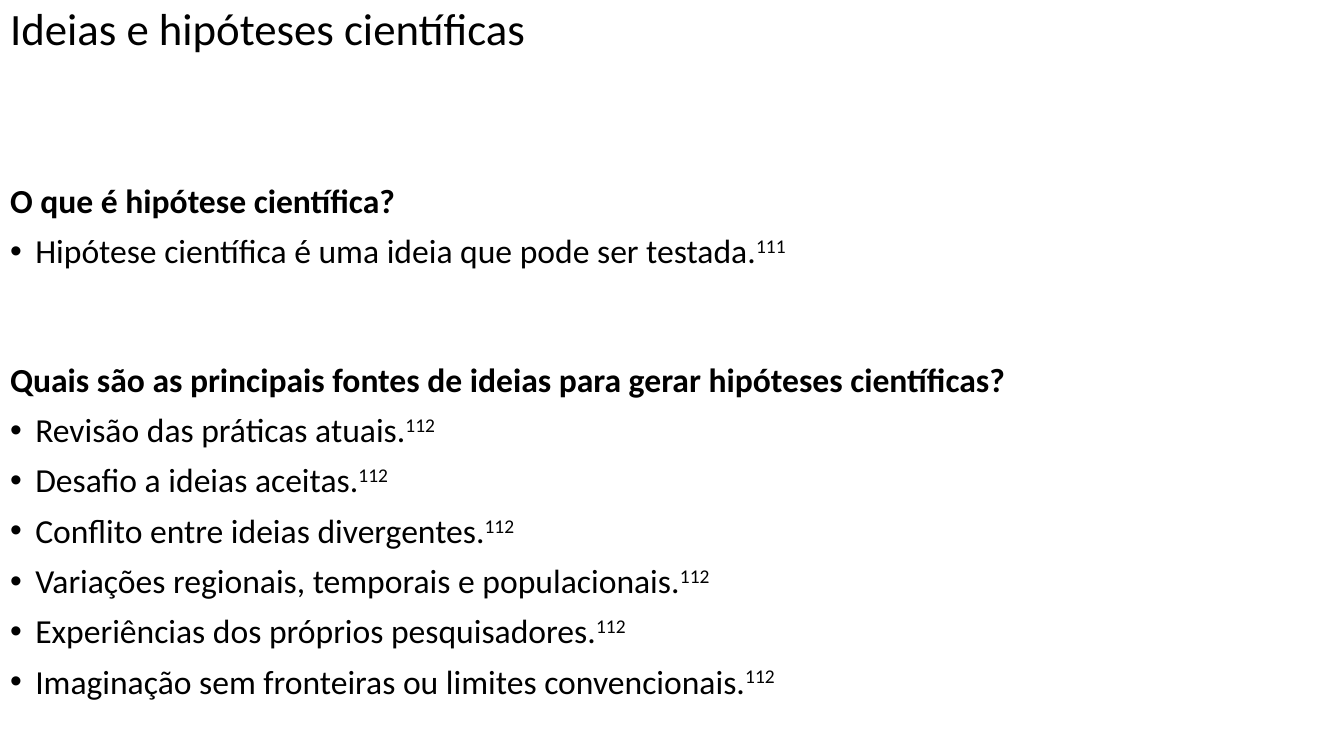
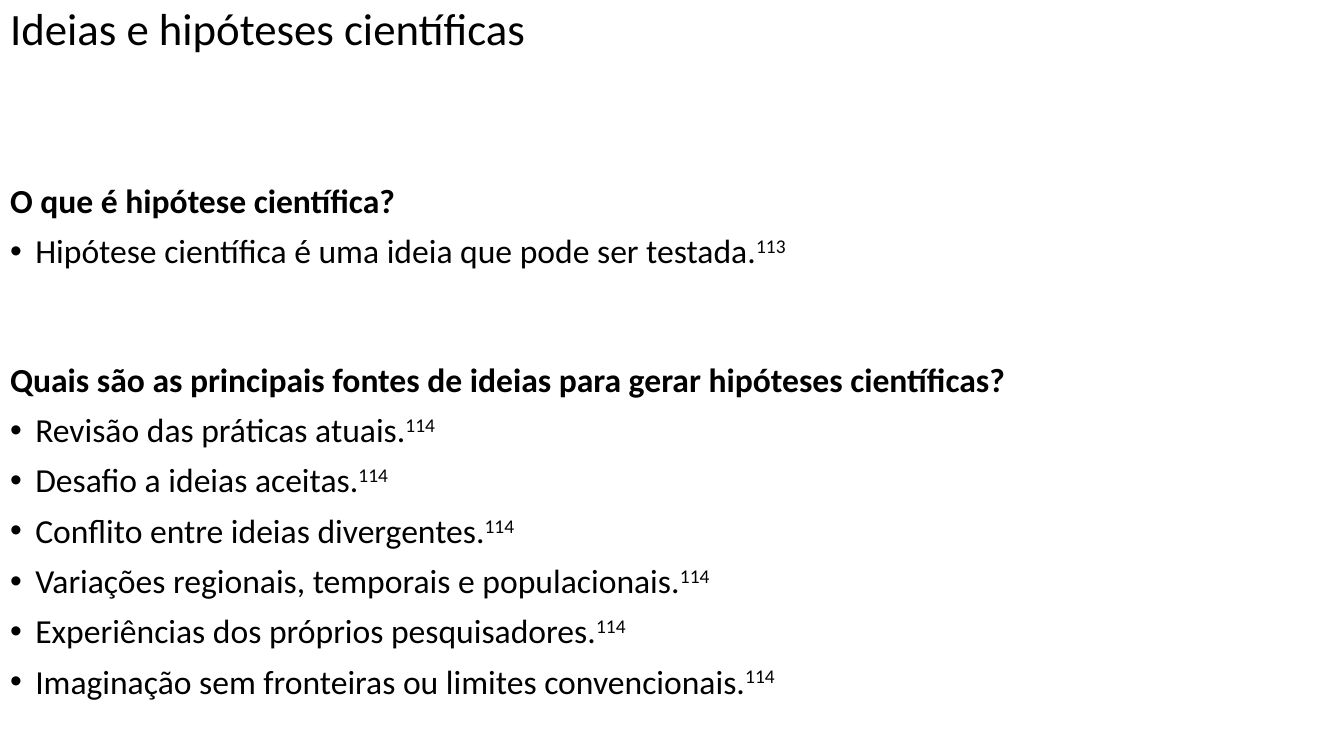
Before and after one commit to FerreiraAS/Ciencia-com-R, a slide deck: slide 80 of Ciência-com-R.pptx. Drawn at 1344x756 pixels with LibreOffice and Linux fonts; fonts in the diff are those of the drawing. Boxes give left, top, right and bottom in pixels: in the first picture for what was removed or moved away, otherwise in the second. Text is boxed around its words. In the diff, an @@ line names an element or a change of style, - is before the commit and + after.

```diff
--- a/Ciência-com-R.pptx
+++ b/Ciência-com-R.pptx
@@ text at bbox=[35, 239, 786, 269]: text changed @@
-• Hipótese científica é uma ideia que pode ser testada.111
+• Hipótese científica é uma ideia que pode ser testada.113
@@ text at bbox=[35, 418, 775, 700]: text changed @@
-• Revisão das práticas atuais.112
-• Desafio a ideias aceitas.112
-• Conflito entre ideias divergentes.112
-• Variações regionais, temporais e populacionais.112
-• Experiências dos próprios pesquisadores.112
-• Imaginação sem fronteiras ou limites convencionais.112
+• Revisão das práticas atuais.114
+• Desafio a ideias aceitas.114
+• Conflito entre ideias divergentes.114
+• Variações regionais, temporais e populacionais.114
+• Experiências dos próprios pesquisadores.114
+• Imaginação sem fronteiras ou limites convencionais.114
```
Also in this commit, not shown: 15 other slides changed, 45 other files.
